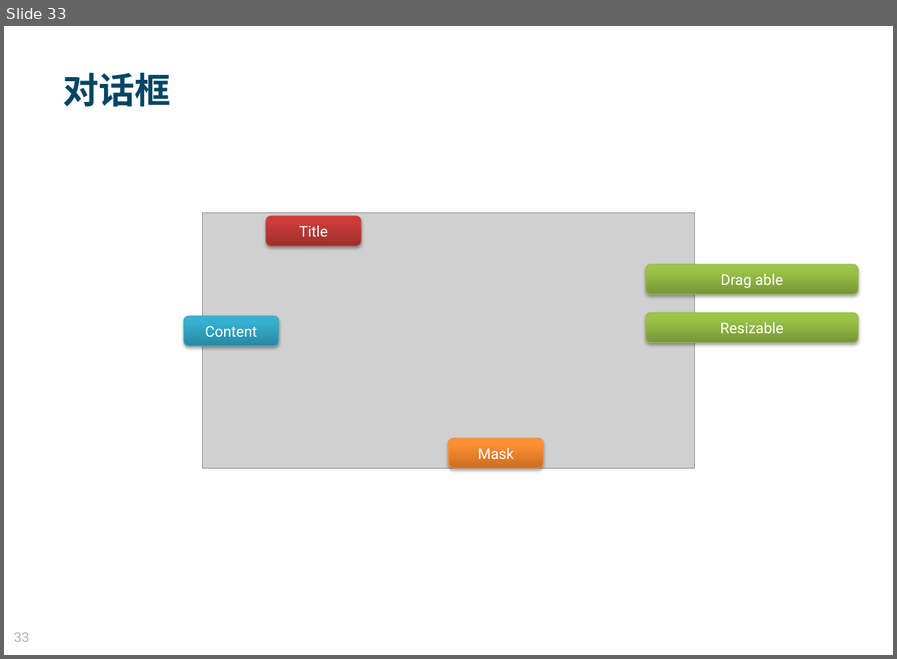
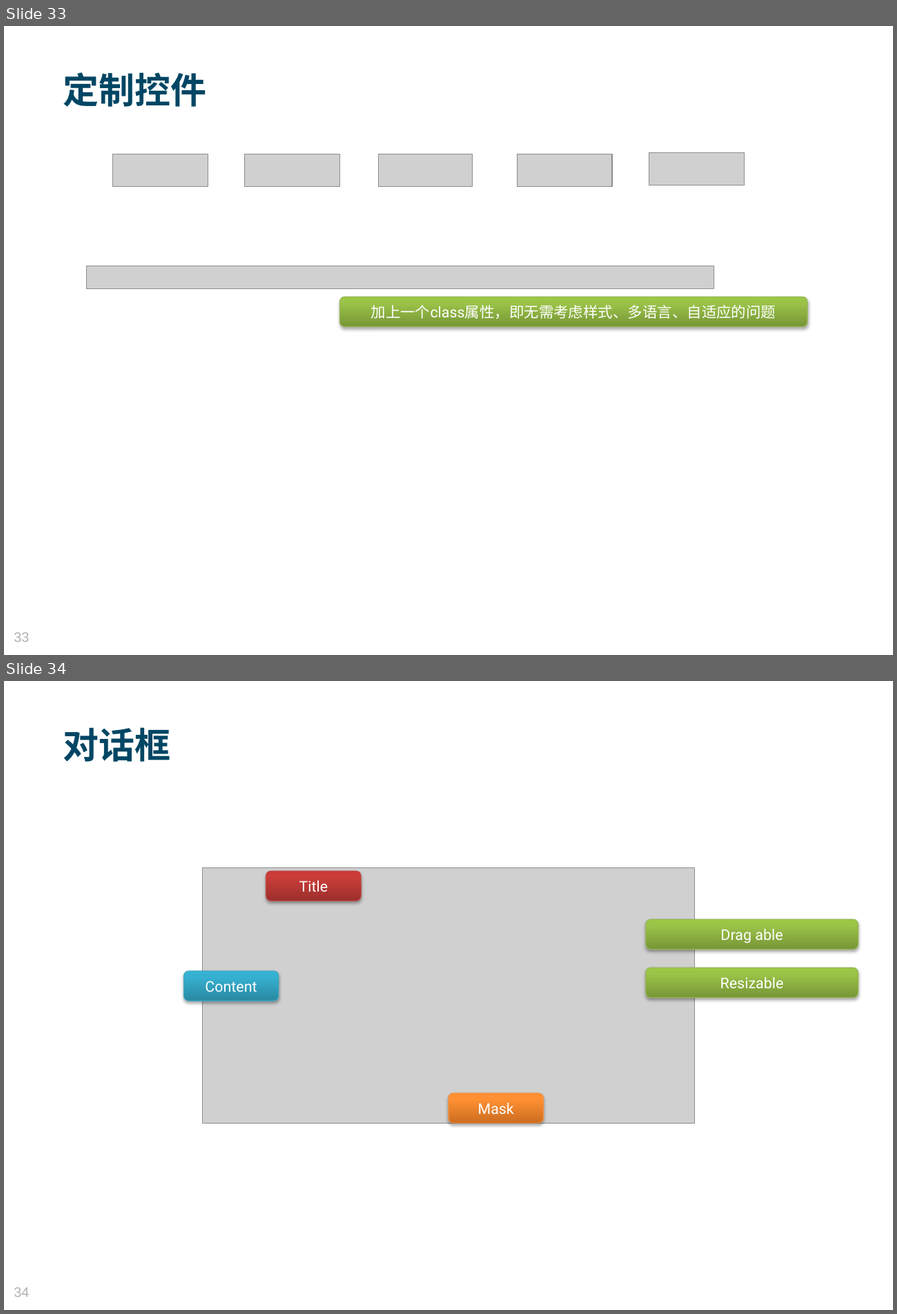
Before and after one commit to MosesZhu/Cube, a slide deck: Document/New Webframework Introduction.pptx. Shown one above the other, each under a label of ours: slide 33 before the commit, slides 33 and 34 after it. The pictures are 897x659 and 897x1314 pixels, drawn with LibreOffice and Linux fonts; fonts in the diff are those of the drawing; grey boxes stand for pictures; background and template pictures are left out. Boxes give left, top, right and bottom in pixels: in the first picture for what was removed or moved away, otherwise in the second. Text is boxed around its words. In the diff, an @@ line names an element or a change of style, - is before the commit and + after.

```diff
--- a/Document/New Webframework Introduction.pptx
+++ b/Document/New Webframework Introduction.pptx
@@ slide 33 added at [4,26,893,655], background picture (left out) @@
@@ text added at [63,72,207,107], 34 pt, text #004664, bold @@
+定制控件
@@ picture added at [113,154,208,186] @@
@@ picture added at [245,154,340,186] @@
@@ picture added at [378,154,473,186] @@
@@ picture added at [517,154,612,186] @@
@@ picture added at [649,152,744,185] @@
@@ picture added at [87,265,714,289] @@
@@ rounded rectangle added at [340,296,808,326], fill gradient #779737 to #9BC348 to #9DC746, outline #98B955 0.75 pt, 14 pt, text #FFFFFF @@
+加上一个class属性，即无需考虑样式、多语言、自适应的问题
@@ page number added at [14,632,29,641], 13 pt, text #B2B2B2 @@
+33
@@ what was slide 33 is now slide 34 @@
@@ page number at [14,1287,29,1296]: text changed @@
-33
+34
```
Also in this commit, not shown: 5 slides changed, 7 other files.
